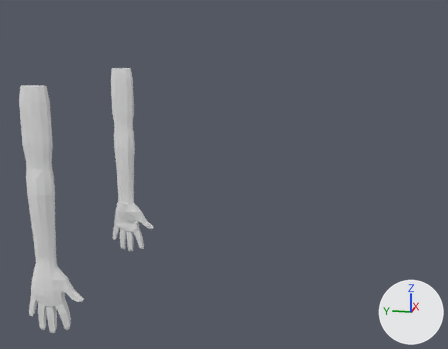
An edit to the COLLADA model Res/player.dae, drawn before and after from the same camera.
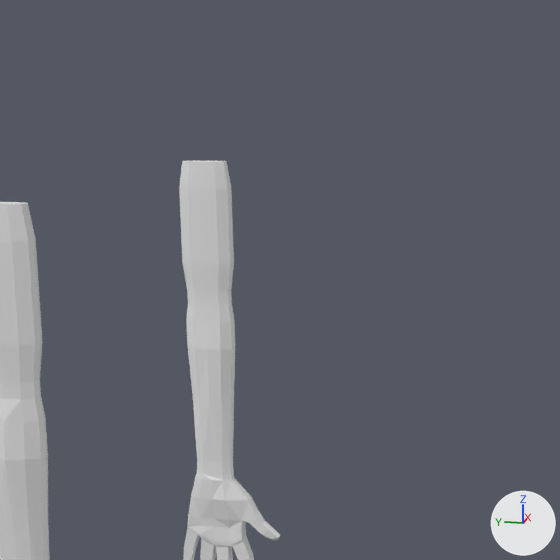
Old and new are each drawn whole from a camera (50 mm lens) standing at (-5.62, -2.46, 10.99) and looking at (-0.04, -1.34, 9.59) and again close up on the part from 8% to 61% of the width and 0% to 68% of the height. The axes (+X, +Y, +Z) are drawn at lower right. The lights are the same throughout. Where no turn or scale is listed for an object, it has been applied to the vertices.

In view in the first close-up: 'Arms'.
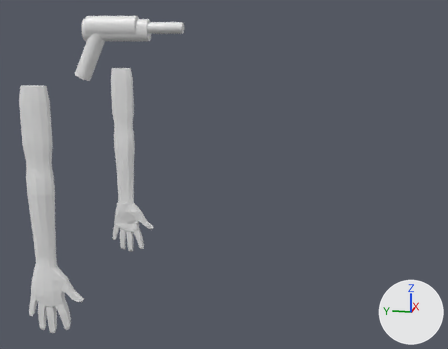
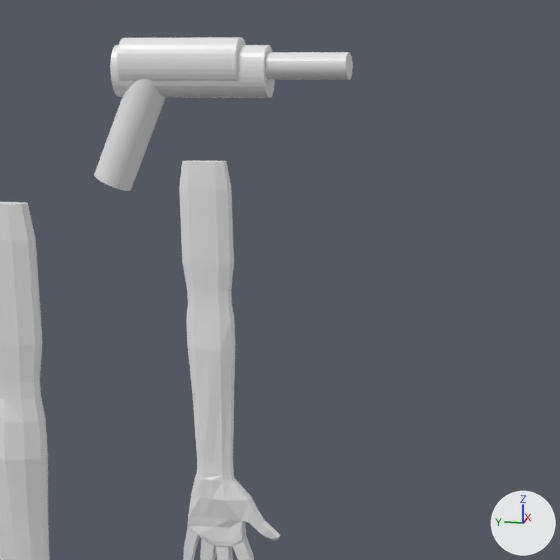
Boxes (x1, y1, x2, y2) around the edits, measured in the close-ups (560 x 560 px):
```json
{"object": "Gun_Cylinder.002", "change": "added", "after": [94, 37, 353, 191]}
```

Scene script edits in JSON lines:
```json
{"op": "add", "block": "mat_none", "code": ["mat_none = principled_material('None')", "mat_none.base_color = (0.8, 0.8, 0.8)  # white #e7e7e7", "mat_none.roughness = 0.35"]}
{"op": "add", "block": "me_gun_cylinder_002", "code": ["me_gun_cylinder_002 = bpy.data.meshes.new('Gun_Cylinder.002')", "me_gun_cylinder_002.from_pydata(...)  # 308 vertices, 158 faces; spans x -0.083..0.072, y -0.863..0.177, z -0.264..0.319", "me_gun_cylinder_002.materials.append(mat_none)  # white #e7e7e7"]}
{"op": "add", "block": "ob_gun_cylinder_002", "code": ["ob_gun_cylinder_002 = bpy.data.objects.new('Gun_Cylinder.002', me_gun_cylinder_002)", "ob_gun_cylinder_002.location = (-0.182, -0.143, 10.72)"]}
```
